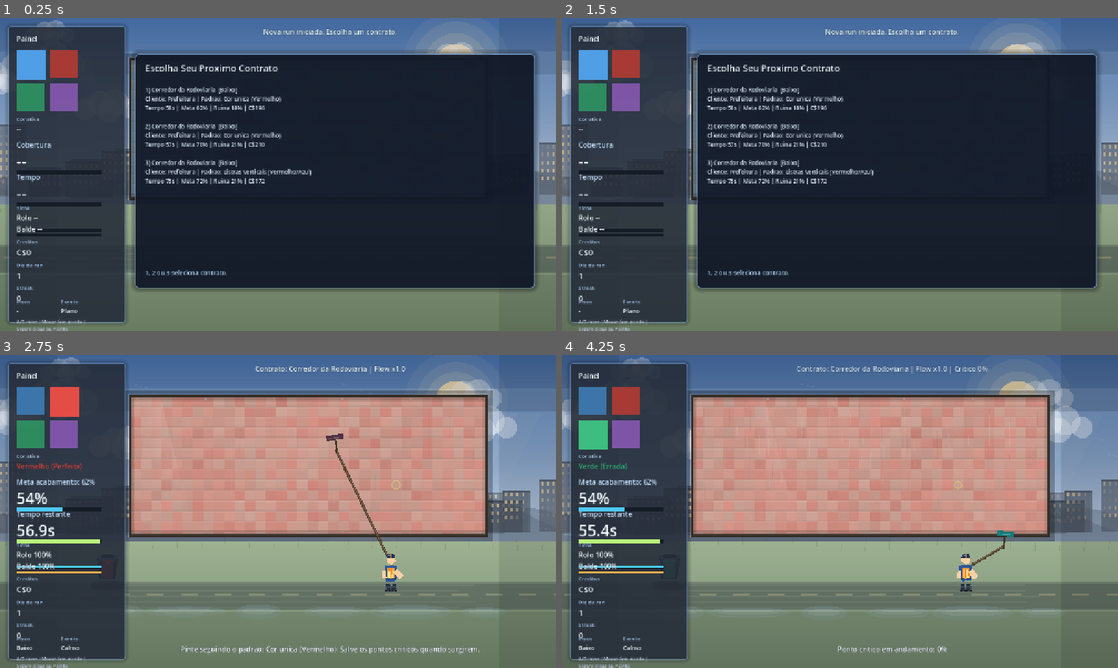
Above: before the commit, frames 1-4 (two rows, left to right).
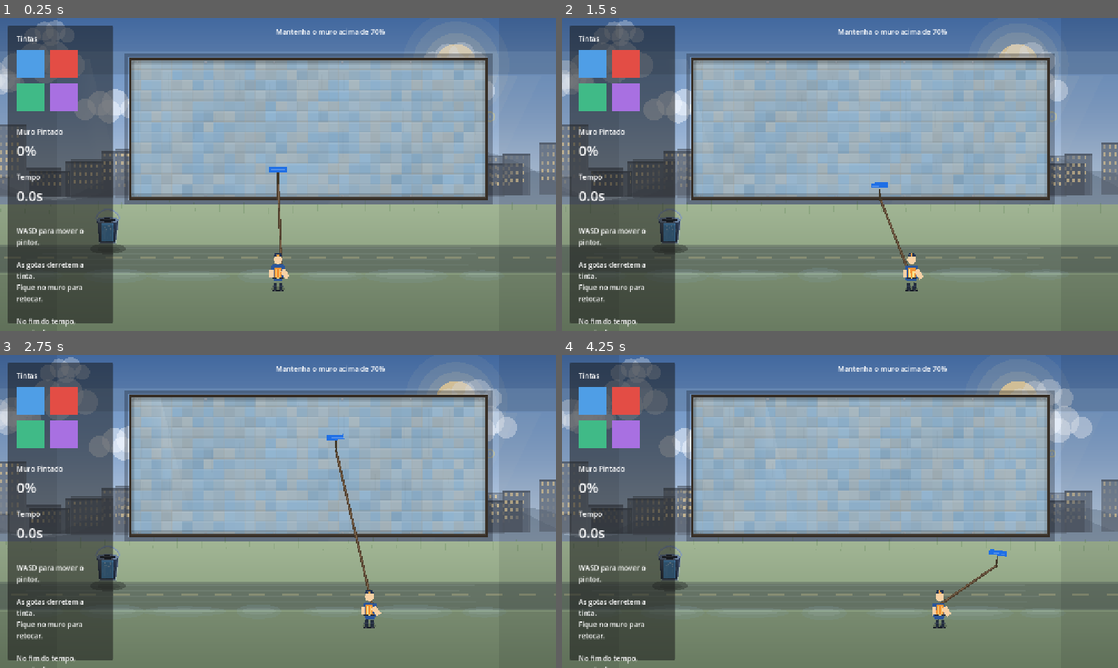
Above: after the commit, the same moments.

Repository: febiscaro/jogo
Game: Godot game, scene res://scenes/main.tscn
Same seed, same stepped clock (60 frames per second), same inputs: the game is played once before the commit and once after it.
Inputs (mouse positions are in pixels of both pictures, inside the frame that each line leads up to):
- Up to frame 1 (0.25 s): no input
- Up to frame 2 (1.5 s): tap Enter at 0.5, 1.35 s; move the mouse to (962, 158) at 0.52 s; hold Right (ui_right) 0.53-1.28 s; tap R at 0.6 s; click (962, 158) at 0.67 s; tap Space at 0.77 s; move the mouse to (728, 190) at 1.27 s; hold Left (ui_left) from 1.28 s (still down)
- Up to frame 3 (2.75 s): tap Space at 1.52 s; move the mouse to (333, 442) at 2.02 s; release Left (ui_left) at 2.03 s; hold Right (ui_right) from 2.03 s (still down); tap 1 at 2.1 s
- Up to frame 4 (4.25 s): move the mouse to (812, 574) at 2.77 s; tap 2 at 2.85 s; click (812, 574) at 2.92 s; tap Space at 3.02, 3.77 s; move the mouse to (1006, 558) at 3.52 s; release Right (ui_right) at 3.53 s; hold Left (ui_left) from 3.53 s (still down); tap 3 at 3.6 s

The runs differ from the first frame. In frame 1, 70% of the frame differs, in the area x 1-97%, y 2-100%; in frame 2, 70%, in the area x 1-97%, y 1-100%; in frame 3, 43%; in frame 4, 44%.
Error after the commit: Parse Error: Function "fract()" not found in base self. (res://scripts/game.gd:343)

Commit message:
Adiciona VFX de impacto, post-fx e animacao organica do pintor

Diff:
--- a/scripts/game.gd
+++ b/scripts/game.gd
@@ -7,6 +7,7 @@
 
 const SAVE_PATH = "user://meta_progress.json"
 const FOCUS_ZONE_BASE_RADIUS = 36.0
+const POSTFX_GRAIN_SAMPLES = 96
 
 const MULTIPLIER_KEYS = [
 	"speed_mult",
@@ -83,6 +84,7 @@
 var _active_event_time: float = 0.0
 var _hud_time: float = 0.0
 var _splashes: Array[Dictionary] = []
+var _impact_marks: Array[Dictionary] = []
 
 var _run_seed: int = 0
 var _run_day: int = 1
@@ -135,6 +137,7 @@
 func _process(delta: float) -> void:
 	_hud_time += delta
 	_update_splashes(delta)
+	_update_impact_marks(delta)
 	_update_environment_weather()
 	if _is_paused:
 		top_status.modulate = Color(1.0, 0.93, 0.62, 1.0)
@@ -148,7 +151,7 @@
 		_process_contract(delta)
 	elif _state == STATE_RUN_OVER:
 		queue_redraw()
-	elif not _splashes.is_empty():
+	elif not _splashes.is_empty() or not _impact_marks.is_empty():
 		queue_redraw()
 
 	_update_camera_effects(delta)
@@ -216,6 +219,25 @@
 		var splash_color = Color(base_color.r, base_color.g, base_color.b, base_color.a * fade)
 		draw_circle(pos, size, splash_color)
 		draw_line(pos, pos - velocity * 0.06, Color(base_color.r, base_color.g, base_color.b, 0.22 * fade), maxf(1.0, size * 0.25))
+
+	for mark in _impact_marks:
+		var pos = mark.get("pos", Vector2.ZERO)
+		var life = float(mark.get("life", 0.0))
+		var max_life = maxf(0.01, float(mark.get("max_life", 1.0)))
+		var fade = clampf(life / max_life, 0.0, 1.0)
+		var color = mark.get("color", Color(0.76, 0.90, 1.0, 0.85))
+		var radius = float(mark.get("radius", 4.2))
+		var streak = float(mark.get("streak_len", 18.0))
+		var width = float(mark.get("width", 1.8))
+		var glow = Color(color.r, color.g, color.b, (0.18 + fade * 0.24) * color.a)
+		draw_circle(pos, radius * (0.74 + fade * 0.26), glow)
+		draw_line(
+			pos + Vector2(0.0, radius * 0.36),
+			pos + Vector2(float(mark.get("drift", 0.0)) * 0.16, radius * 0.36 + streak * (1.0 - fade * 0.22)),
+			Color(color.r, color.g, color.b, color.a * (0.24 + fade * 0.38)),
+			width
+		)
+		draw_circle(pos + Vector2(0.0, radius * 0.28), radius * 0.33, Color(1.0, 1.0, 1.0, 0.22 * fade))
 
 	for drop in _drops:
 		var pos = drop.get("pos", Vector2.ZERO)
@@ -260,6 +282,65 @@
 			3.0
 		)
 		draw_circle(focus_local, 6.2 + pulse * 1.4, Color(1.0, 0.92, 0.72, 0.88))
+
+	_draw_post_fx()
+
+
+func _draw_post_fx() -> void:
+	if _state != STATE_IN_CONTRACT and _state != STATE_RUN_OVER:
+		return
+	var viewport_size = get_viewport_rect().size
+	if viewport_size.x <= 1.0 or viewport_size.y <= 1.0:
+		return
+
+	var stress = clampf(_camera_shake_strength * 0.6 + float(_drops.size()) / 220.0, 0.0, 1.0)
+	var storm = clampf(_event_value("damage_mult", 1.0) - 1.0, 0.0, 1.4) if _state == STATE_IN_CONTRACT else 0.0
+	var intensity = clampf(0.18 + stress * 0.5 + storm * 0.35, 0.12, 1.0)
+
+	_draw_postfx_bloom(viewport_size, intensity)
+	_draw_postfx_chromatic_edges(viewport_size, intensity)
+	_draw_postfx_grain(viewport_size, intensity)
+
+
+func _draw_postfx_bloom(viewport_size: Vector2, intensity: float) -> void:
+	var center = viewport_size * 0.5
+	var pulse = 0.5 + sin(_hud_time * 1.7) * 0.5
+	var base_radius = viewport_size.y * (0.26 + intensity * 0.16)
+	for i in range(3):
+		var t = float(i) / 2.0
+		var radius = base_radius * (1.0 + t * 0.58 + pulse * 0.06)
+		var alpha = (0.055 - t * 0.014) * (0.7 + intensity * 0.8)
+		draw_circle(center, radius, Color(0.86, 0.90, 0.98, alpha))
+
+
+func _draw_postfx_chromatic_edges(viewport_size: Vector2, intensity: float) -> void:
+	var edge = 54.0 + intensity * 40.0
+	var left = Rect2(0.0, 0.0, edge, viewport_size.y)
+	var right = Rect2(viewport_size.x - edge, 0.0, edge, viewport_size.y)
+	var top = Rect2(0.0, 0.0, viewport_size.x, edge * 0.7)
+	var bottom = Rect2(0.0, viewport_size.y - edge * 0.7, viewport_size.x, edge * 0.7)
+	draw_rect(left, Color(1.0, 0.22, 0.20, 0.014 + intensity * 0.018))
+	draw_rect(right, Color(0.20, 0.56, 1.0, 0.016 + intensity * 0.021))
+	draw_rect(top, Color(0.96, 0.24, 0.28, 0.008 + intensity * 0.010))
+	draw_rect(bottom, Color(0.34, 0.62, 1.0, 0.010 + intensity * 0.012))
+
+
+func _draw_postfx_grain(viewport_size: Vector2, intensity: float) -> void:
+	var base_time = floor(_hud_time * 36.0)
+	var alpha = 0.025 + intensity * 0.034
+	for i in range(POSTFX_GRAIN_SAMPLES):
+		var sx = _hash_noise(float(i) * 17.13 + base_time * 0.73)
+		var sy = _hash_noise(float(i) * 31.71 + base_time * 0.57)
+		var x = sx * viewport_size.x
+		var y = sy * viewport_size.y
+		var bright = _hash_noise(float(i) * 9.91 + base_time * 1.37)
+		var tone = 0.46 + bright * 0.52
+		var px = 1.0 + floor(_hash_noise(float(i) * 21.7 + base_time * 0.93) * 2.0)
+		draw_rect(Rect2(x, y, px, px), Color(tone, tone, tone, alpha * (0.5 + bright * 0.7)))
+
+
+func _hash_noise(seed: float) -> float:
+	return fract(sin(seed * 12.9898 + 78.233) * 43758.5453)
 
 
 func _setup_ui() -> void:
@@ -699,6 +780,27 @@
 	queue_redraw()
 
 
+func _update_impact_marks(delta: float) -> void:
+	if _impact_marks.is_empty():
+		return
+
+	for i in range(_impact_marks.size() - 1, -1, -1):
+		var mark: Dictionary = _impact_marks[i]
+		var life = float(mark.get("life", 0.0)) - delta
+		if life <= 0.0:
+			_impact_marks.remove_at(i)
+			continue
+		var pos = mark.get("pos", Vector2.ZERO)
+		pos.y += float(mark.get("fall_speed", 8.0)) * delta
+		pos.x += float(mark.get("drift", 0.0)) * delta * 0.16
+		mark["life"] = life
+		mark["pos"] = pos
+		mark["streak_len"] = minf(float(mark.get("max_streak", 26.0)), float(mark.get("streak_len", 12.0)) + delta * float(mark.get("stretch_speed", 12.0)))
+		_impact_marks[i] = mark
+
+	queue_redraw()
+
+
 func _spawn_splash(origin: Vector2, color: Color, strength: float) -> void:
 	var count = clampi(int(round(2.0 + strength * 3.0)), 2, 8)
 	for _i in range(count):
@@ -717,6 +819,29 @@
 
 	if _splashes.size() > 220:
 		_splashes = _splashes.slice(_splashes.size() - 220, _splashes.size())
+
+
+func _spawn_drop_impact(origin: Vector2, color: Color, power: float, radius: float) -> void:
+	var safe_power = clampf(power, 0.2, 2.6)
+	var safe_radius = clampf(radius, 2.5, 16.0)
+	_spawn_splash(origin + Vector2(_rng.randf_range(-3.0, 3.0), _rng.randf_range(-2.0, 2.0)), color, clampf(0.42 + safe_power * 0.36, 0.3, 1.8))
+	_impact_marks.append(
+		{
+			"pos": origin + Vector2(_rng.randf_range(-1.4, 1.4), _rng.randf_range(-1.2, 1.2)),
+			"life": _rng.randf_range(0.85, 1.45) + safe_power * 0.14,
+			"max_life": _rng.randf_range(0.85, 1.45) + safe_power * 0.14,
+			"radius": safe_radius * _rng.randf_range(0.56, 0.92),
+			"width": 1.2 + safe_power * 0.55,
+			"streak_len": 6.0 + safe_radius * 0.6,
+			"max_streak": 18.0 + safe_power * 12.0 + safe_radius * 1.2,
+			"stretch_speed": 9.0 + safe_power * 8.0,
+			"fall_speed": 11.0 + safe_power * 16.0,
+			"drift": _rng.randf_range(-8.0, 8.0),
+			"color": Color(color.r, color.g, color.b, clampf(color.a, 0.35, 0.96)),
+		}
+	)
+	if _impact_marks.size() > 140:
+		_impact_marks = _impact_marks.slice(_impact_marks.size() - 140, _impact_marks.size())
 
 
 func _update_environment_weather() -> void:
@@ -766,6 +891,7 @@
 	_active_event_time = 0.0
 	_drops.clear()
 	_splashes.clear()
+	_impact_marks.clear()
 
 	if player.has_method("set_game_active"):
 		player.call("set_game_active", false)
@@ -787,6 +913,7 @@
 	_active_event_time = 0.0
 	_drops.clear()
 	_splashes.clear()
+	_impact_marks.clear()
 	_focus_zone_active = false
 	_focus_zone_timer = 0.0
 	_focus_zone_duration = 0.0
@@ -851,6 +978,7 @@
 	_active_event.clear()
 	_drops.clear()
 	_splashes.clear()
+	_impact_marks.clear()
 	_flow_combo = 1.0
 	_flow_peak = 1.0
 	_focus_zone_active = false
@@ -1109,6 +1237,7 @@
 		var radius = float(drop.get("radius", 6.0))
 		var drift = float(drop.get("drift", 0.0))
 		var power = float(drop.get("power", 1.0))
+		var hit_wall = bool(drop.get("hit_wall", false))
 
 		pos.x += drift * delta
 		pos.y += speed * delta
@@ -1116,11 +1245,16 @@
 
 		if wall_rect.has_point(pos):
 			wall.call("damage_at", pos, radius * 2.0, power * damage_scale * delta)
+			if not hit_wall:
+				var drop_color = drop.get("color", Color(0.70, 0.88, 1.0, 0.95))
+				_spawn_drop_impact(pos, drop_color, power, radius)
+				hit_wall = true
 			if _rng.randf() < minf(1.0, delta * (0.8 + power * 0.25)):
 				rain_shake_impulse += 0.0045 * power
 			if _rng.randf() < minf(1.0, delta * 10.0):
 				var drop_color = drop.get("color", Color(0.70, 0.88, 1.0, 0.95))
 				_spawn_splash(pos, drop_color, clampf(power * 0.35, 0.35, 1.2))
+		drop["hit_wall"] = hit_wall
 
 		if pos.y > wall_rect.end.y + 120.0 or pos.x < wall_rect.position.x - 120.0 or pos.x > wall_rect.end.x + 120.0:
 			_drops.remove_at(i)
@@ -1147,6 +1281,7 @@
 		"radius": base_radius * radius_mult * _rng.randf_range(0.9, 1.15),
 		"drift": _rng.randf_range(-28.0, 28.0) + wind_force,
 		"color": color,
+		"hit_wall": false,
 	})
 
 
@@ -1287,6 +1422,7 @@
 	_clear_active_event()
 	_drops.clear()
 	_splashes.clear()
+	_impact_marks.clear()
 	_focus_zone_active = false
 	_focus_zone_world = Vector2.ZERO
 	_focus_zone_timer = 0.0
@@ -1329,6 +1465,7 @@
 	_clear_active_event()
 	_drops.clear()
 	_splashes.clear()
+	_impact_marks.clear()
 	_focus_zone_active = false
 	_focus_zone_world = Vector2.ZERO
 	_focus_zone_timer = 0.0
--- a/scripts/player.gd
+++ b/scripts/player.gd
@@ -55,6 +55,13 @@
 
 var _anim_time: float = 0.0
 var _rest_positions: Dictionary = {}
+var _move_blend: float = 0.0
+var _lean_blend: float = 0.0
+var _lift_blend: float = 0.0
+var _arm_left_rot: float = 0.0
+var _arm_right_rot: float = 0.0
+var _roller_arm_rot: float = 0.0
+var _head_tilt: float = 0.0
 var _ground_y: float = 595.0
 var _roller_min_x: float = -132.0
 var _roller_max_x: float = 132.0
@@ -75,6 +82,12 @@
 	for part in [torso, head, arm_left, arm_right, leg_left, leg_right, roller_arm]:
 		if part != null:
 			_rest_positions[part.name] = part.position
+	if arm_left != null:
+		_arm_left_rot = arm_left.rotation
+	if arm_right != null:
+		_arm_right_rot = arm_right.rotation
+	if roller_arm != null:
+		_roller_arm_rot = roller_arm.rotation
 	_apply_roller_limits()
 
 
@@ -221,7 +234,8 @@
 	roller.position.x = move_toward(roller.position.x, _roller_target_x, roller_move_speed * 1.20 * delta)
 	roller.scale.x = sign(roller.position.x) if absf(roller.position.x) > 1.0 else _facing
 	var horizontal_ratio = clampf(roller.position.x / maxf(32.0, _roller_max_x), -1.0, 1.0)
-	roller.rotation = deg_to_rad(horizontal_ratio * 9.0)
+	var roller_target_rot = deg_to_rad(horizontal_ratio * 9.0)
+	roller.rotation = lerp_angle(roller.rotation, roller_target_rot, minf(1.0, delta * 11.0))
 	var visual_denominator = maxf(24.0, absf(_roller_max_y - _roller_min_y) * 0.32)
 	var roller_visual_input = clampf((_roller_target_y - roller.position.y) / visual_denominator, -1.0, 1.0)
 
@@ -271,37 +285,53 @@
 
 
 func _animate_body(move_x: float, roller_input: float, delta: float) -> void:
-	var movement = clampf(absf(move_x), 0.0, 1.0)
-	_anim_time += delta * (2.8 + movement * 7.6)
-	var bob = sin(_anim_time * 4.8) * 2.0 * movement
-	var sway = sin(_anim_time * 3.2) * 1.5 * movement
+	var movement_target = clampf(absf(move_x), 0.0, 1.0)
+	_move_blend = move_toward(_move_blend, movement_target, delta * 4.6)
+	_lean_blend = move_toward(_lean_blend, move_x, delta * 5.8)
 	var lift_ratio = inverse_lerp(_roller_max_y, _roller_min_y, roller.position.y)
+	_lift_blend = move_toward(_lift_blend, lift_ratio, delta * 4.2)
+	_head_tilt = move_toward(_head_tilt, clampf(-_lean_blend * 0.58 + roller_input * 0.34, -1.0, 1.0), delta * 6.4)
+
+	_anim_time += delta * (2.5 + _move_blend * 7.8)
+	var bob = sin(_anim_time * 4.9) * (2.1 + _move_blend * 1.2) * _move_blend
+	var sway = sin(_anim_time * 3.2) * (1.0 + _move_blend * 1.8)
+	var step_cycle = sin(_anim_time * 6.1)
+	var step_weight = absf(step_cycle) * 1.35 * _move_blend
+	var torso_drop = step_weight * 0.32
 
 	if torso != null:
-		torso.position = _rest_position("Torso", torso.position) + Vector2(0.0, bob)
-		torso.rotation = deg_to_rad(2.6 * _facing * movement)
+		torso.position = _rest_position("Torso", torso.position) + Vector2(_lean_blend * 2.1, bob + torso_drop)
+		torso.rotation = deg_to_rad(2.0 * _lean_blend + step_cycle * 1.1 * _move_blend)
 	if head != null:
-		head.position = _rest_position("Head", head.position) + Vector2(0.0, bob * 0.4)
-		head.rotation = deg_to_rad(-3.2 * _facing * movement)
-
-	var arm_swing = sin(_anim_time * 6.2) * 0.22 * movement
+		head.position = _rest_position("Head", head.position) + Vector2(_lean_blend * 0.8, bob * 0.35 - step_weight * 0.12)
+		head.rotation = deg_to_rad(-2.6 * _head_tilt + sin(_anim_time * 2.1) * 0.8 * _move_blend)
+
+	var arm_swing = sin(_anim_time * 6.1 + PI * 0.18) * 0.19 * _move_blend
+	var arm_left_target = deg_to_rad(5.0 * _lean_blend - _lift_blend * 8.0) - arm_swing
+	var arm_right_target = arm_swing + deg_to_rad(-22.0 - (_lift_blend * 24.0) + roller_input * 8.6 + _lean_blend * 5.6)
+	var roller_arm_target = deg_to_rad(-17.0 - (_lift_blend * 20.0) + roller_input * 6.8 + _lean_blend * 3.0)
+	_arm_left_rot = lerp_angle(_arm_left_rot, arm_left_target, minf(1.0, delta * 9.0))
+	_arm_right_rot = lerp_angle(_arm_right_rot, arm_right_target, minf(1.0, delta * 9.8))
+	_roller_arm_rot = lerp_angle(_roller_arm_rot, roller_arm_target, minf(1.0, delta * 9.4))
+
 	if arm_left != null:
-		arm_left.position = _rest_position("ArmLeft", arm_left.position) + Vector2(-sway * 0.2, bob * 0.45)
-		arm_left.rotation = -arm_swing
+		arm_left.position = _rest_position("ArmLeft", arm_left.position) + Vector2(-sway * 0.22, bob * 0.48 + step_weight * 0.12)
+		arm_left.rotation = _arm_left_rot
 	if arm_right != null:
-		arm_right.position = _rest_position("ArmRight", arm_right.position) + Vector2(sway * 0.24, bob * 0.3)
-		arm_right.rotation = arm_swing + deg_to_rad(-24.0 - (lift_ratio * 22.0) + roller_input * 8.0)
+		arm_right.position = _rest_position("ArmRight", arm_right.position) + Vector2(sway * 0.28, bob * 0.34 + step_weight * 0.18)
+		arm_right.rotation = _arm_right_rot
 	if roller_arm != null:
-		roller_arm.position = _rest_position("RollerArm", roller_arm.position) + Vector2(sway * 0.4, bob * 0.22)
-		roller_arm.rotation = deg_to_rad(-18.0 - (lift_ratio * 18.0) + roller_input * 6.0)
-
-	var leg_swing = sin(_anim_time * 6.2 + PI * 0.5) * 1.5 * movement
+		roller_arm.position = _rest_position("RollerArm", roller_arm.position) + Vector2(sway * 0.44, bob * 0.24 + step_weight * 0.10)
+		roller_arm.rotation = _roller_arm_rot
+
+	var leg_lift_left = maxf(0.0, sin(_anim_time * 6.1 + PI * 0.5)) * 1.6 * _move_blend
+	var leg_lift_right = maxf(0.0, sin(_anim_time * 6.1 + PI * 1.5)) * 1.6 * _move_blend
 	if leg_left != null:
-		leg_left.position = _rest_position("LegLeft", leg_left.position) + Vector2(0.0, absf(leg_swing) * 0.25)
-		leg_left.rotation = deg_to_rad(-4.0) * movement
+		leg_left.position = _rest_position("LegLeft", leg_left.position) + Vector2(-_lean_blend * 0.5, leg_lift_left * 0.42)
+		leg_left.rotation = deg_to_rad((-3.0 + step_cycle * 1.6) * _move_blend)
 	if leg_right != null:
-		leg_right.position = _rest_position("LegRight", leg_right.position) + Vector2(0.0, absf(-leg_swing) * 0.25)
-		leg_right.rotation = deg_to_rad(4.0) * movement
+		leg_right.position = _rest_position("LegRight", leg_right.position) + Vector2(_lean_blend * 0.5, leg_lift_right * 0.42)
+		leg_right.rotation = deg_to_rad((3.0 - step_cycle * 1.6) * _move_blend)
 
 
 func _rest_position(name: String, fallback: Vector2) -> Vector2:
